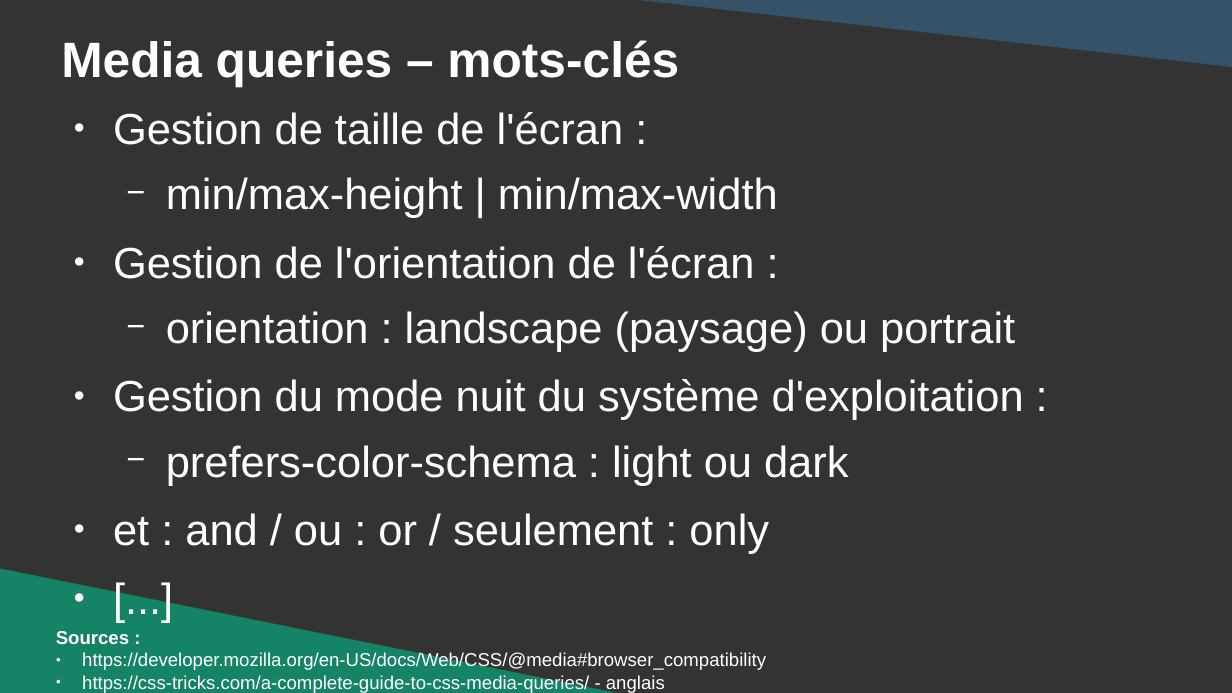
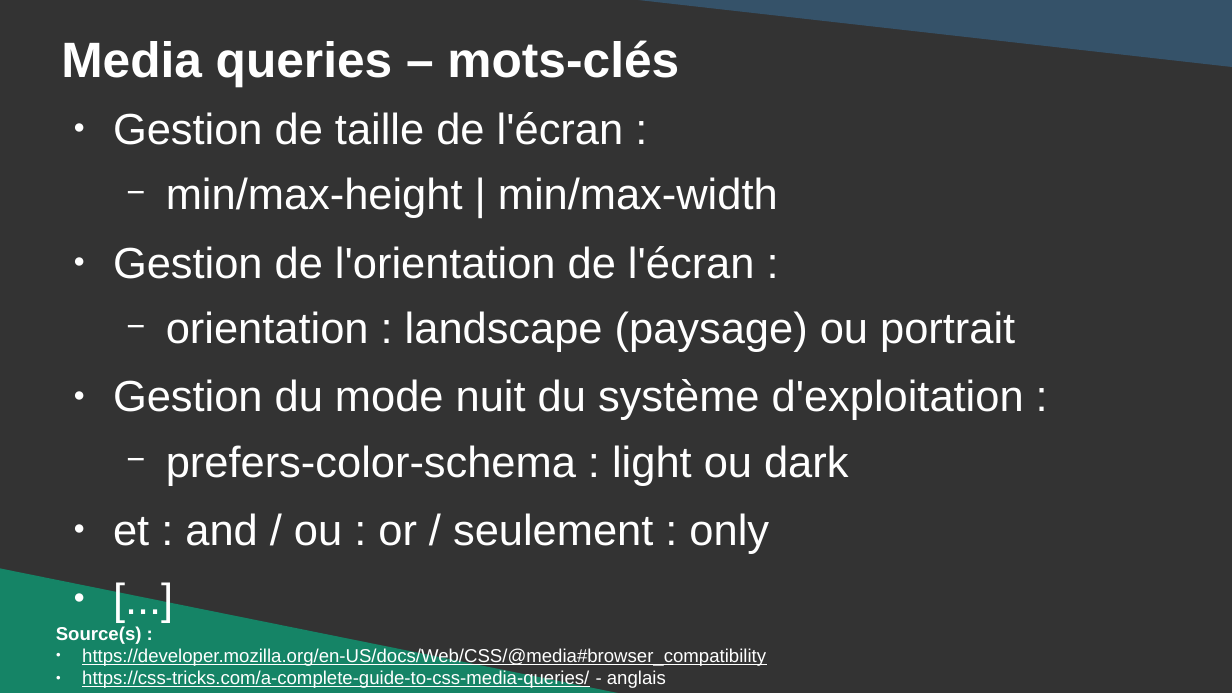
Before and after one commit to DanYellow/cours, a slide deck: slide 39 of integration-web-s3/travaux-pratiques/numero-2/presentation.odp. Drawn at 1232x693 pixels with LibreOffice and Linux fonts; fonts in the diff are those of the drawing. Boxes give left, top, right and bottom in pixels: in the first picture for what was removed or moved away, otherwise in the second. Text is boxed around its words. In the diff, an @@ line names an element or a change of style, - is before the commit and + after.

```diff
--- a/integration-web-s3/travaux-pratiques/numero-2/presentation.odp
+++ b/integration-web-s3/travaux-pratiques/numero-2/presentation.odp
@@ text at (x1=56, y1=626, x2=142, y2=644): text changed @@
-Sources :
+Source(s) :
@@ text at (x1=82, y1=648, x2=766, y2=688): underline on in "https://developer.mozilla.org/en-US/docs/Web/CSS/@media#brow ...", "https://css-tricks.com/a-complete-guide-to-css-media-queries ..." @@
```
Also in this commit, not shown: 4 other slides changed, 3 other files.
